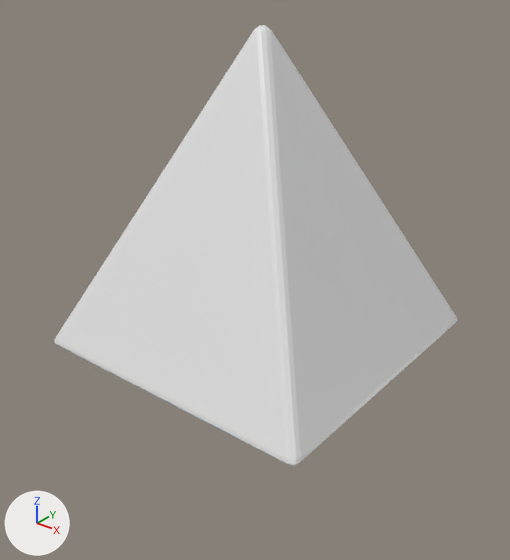
Two versions of the Blender file resources/Figures.blend, one commit apart.
Rendered twice from a camera (50 mm lens) standing at (1.305, -1.666, 0.968) and looking at (0.026, -0.068, -0.022). Arrows for +X, +Y and +Z are at lower left; the lights stay in place.

The scene before the commit, as lines of its bpy script (objects in view):
```python
me_cube = bpy.data.meshes.new('Cube')
me_cube.from_pydata(...)  # 64 vertices, 66 faces; spans x -0.98..0.98, y -0.98..0.98, z -0.49..1.43
me_cube.materials.append(mat_material)  # white #e7e7e7
ob_pyramid = bpy.data.objects.new('Pyramid', me_cube)
ob_pyramid.location = (0.0, 0.0, 0.0)
ob_pyramid.scale = (0.509, 0.509, 0.521)
```
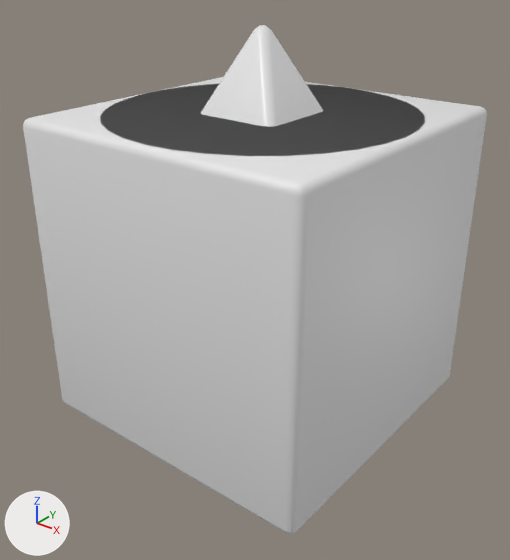
The change, as a list of edits to the scene's bpy script:
```text
Add me_cylinder:
    me_cylinder.from_pydata(...)  # 256 vertices, 226 faces; spans x -1.0..1.0, y -1.0..1.0, z -1.0..1.0
    me_cylinder.polygons.foreach_set('use_smooth', [True] * 226)
Add me_cube_1:
    me_cube_1.from_pydata(...)  # 96 vertices, 98 faces; spans x -1.0..1.0, y -1.0..1.0, z -1.0..1.0
    me_cube_1.polygons.foreach_set('use_smooth', [True] * 98)
Add ob_cylinder:
    ob_cylinder = bpy.data.objects.new('Cylinder', me_cylinder)
    ob_cylinder.location = (0.0, 0.0, 0.0)
    ob_cylinder.scale = (0.5, 0.5, 0.5)
Add ob_cube:
    ob_cube = bpy.data.objects.new('Cube', me_cube_1)
    ob_cube.location = (0.0, 0.0, 0.0)
    ob_cube.scale = (0.5, 0.5, 0.5)
```

Location of each change, (x1, y1, x2, y2) in pixels of the pictures (510 x 560 px):
'Cube', added: after (23, 77, 487, 534)
'Cylinder', added: after (100, 84, 425, 156)
'Pyramid', unchanged, covered by the edit: before (54, 25, 458, 466); after (201, 25, 323, 466)
